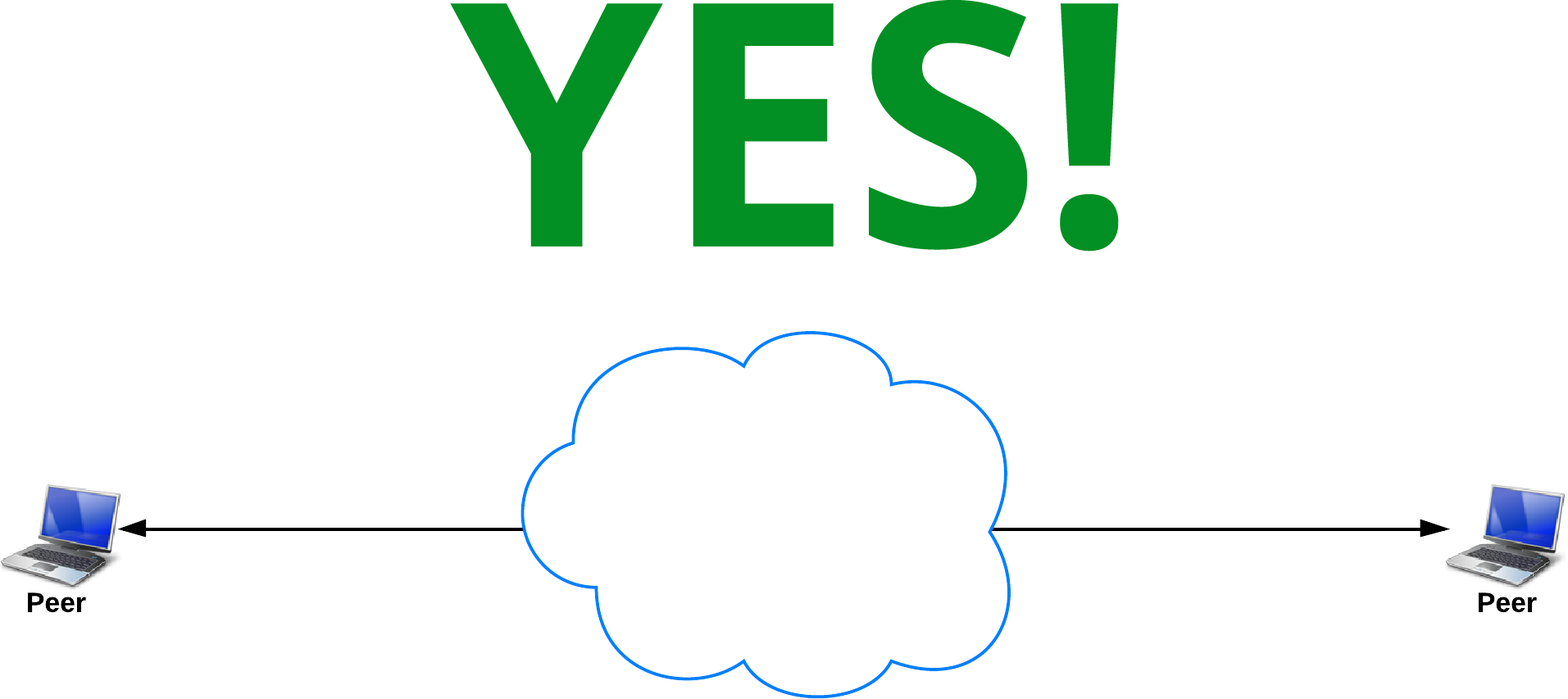
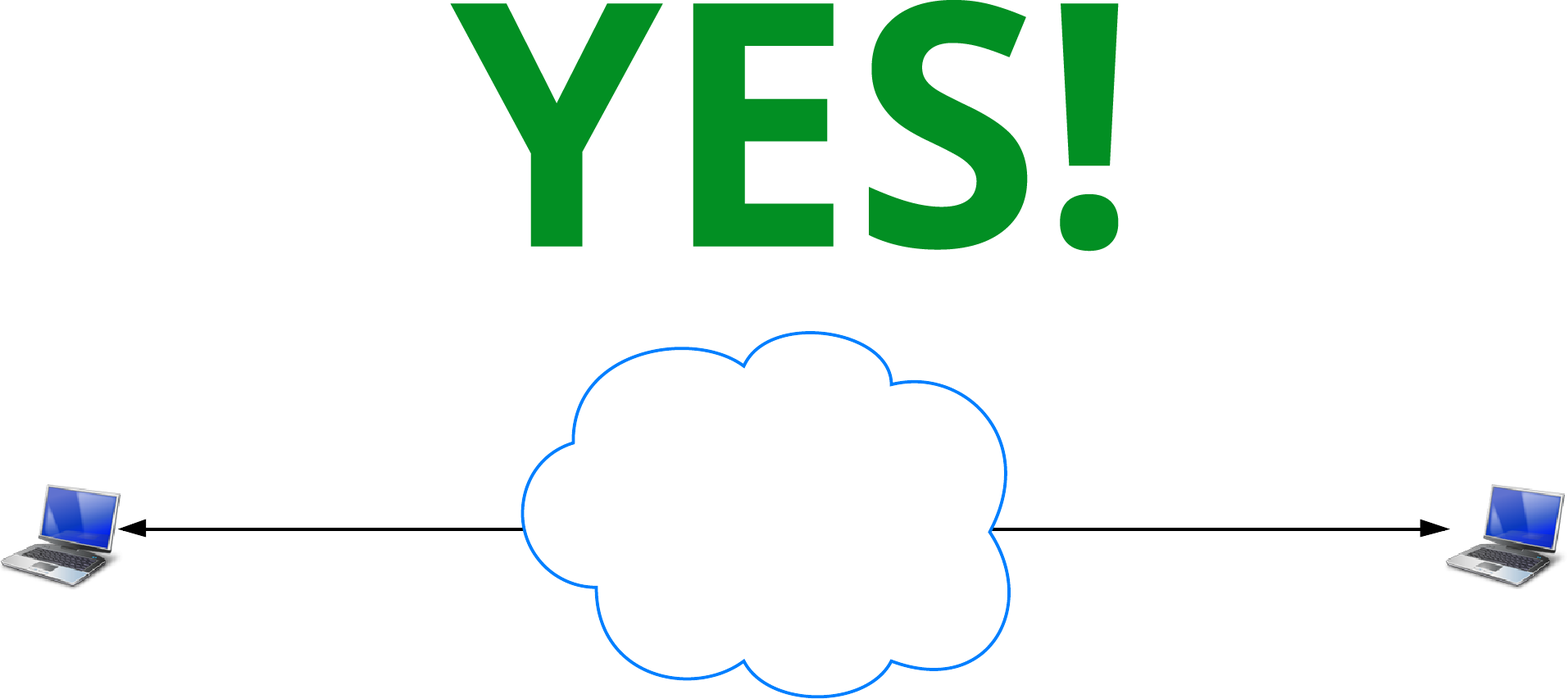
Comparing the layer stacks of the two 1568px x 699px images. Changes:
painted on "Layer 0" over [left=27, top=589, right=1537, bottom=614]
